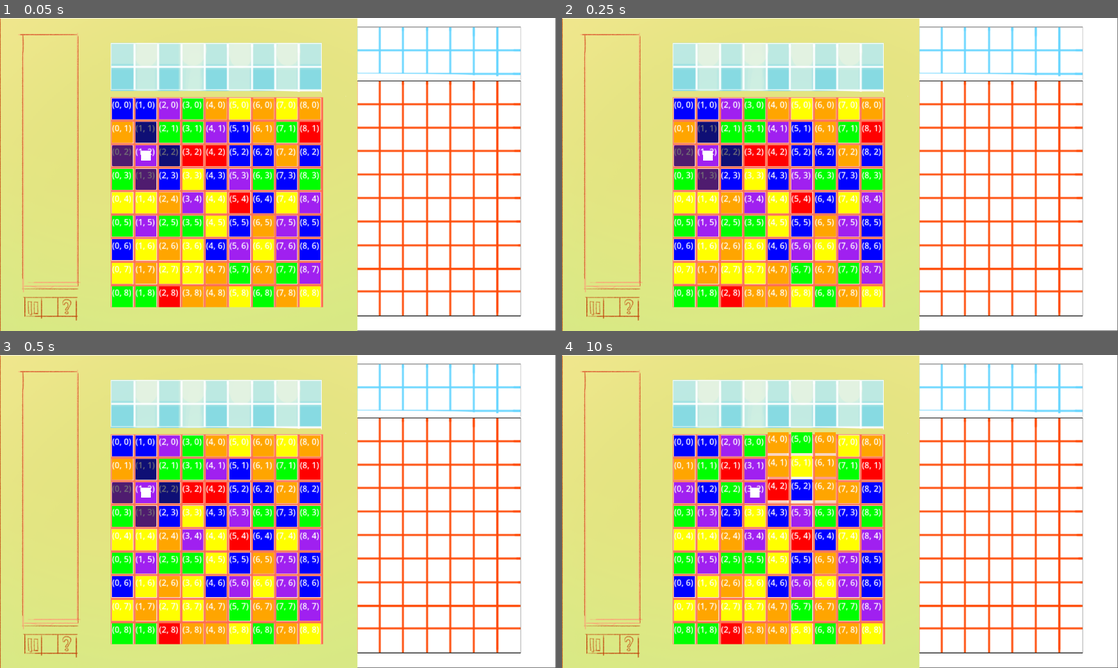
Above: before the commit, frames 1-4 (two rows, left to right).
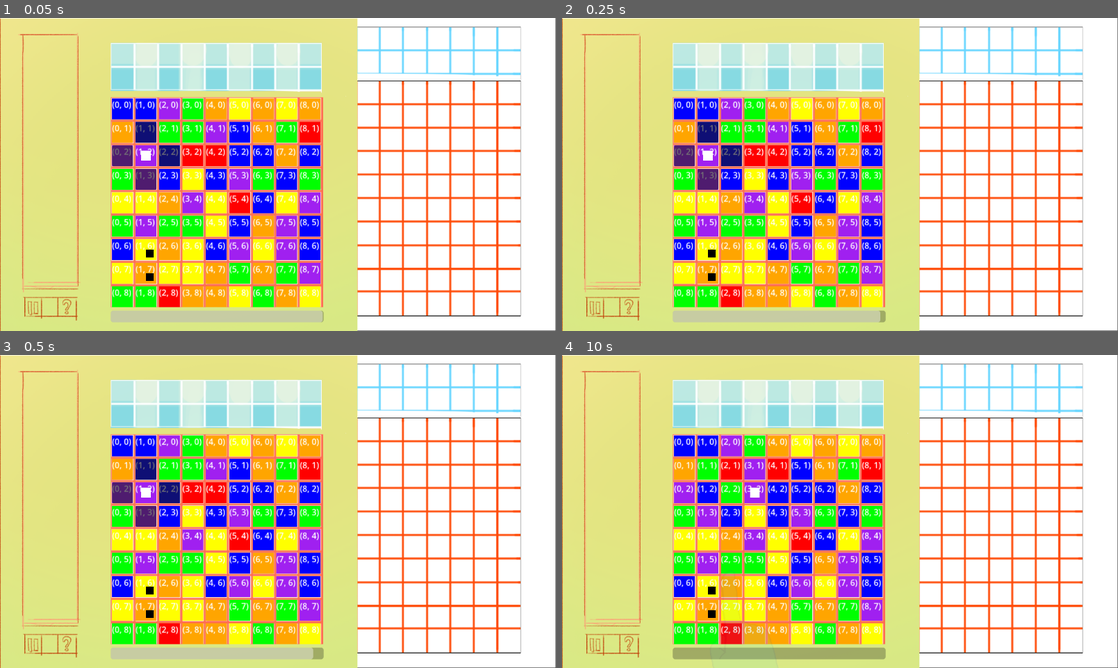
Above: after the commit, the same moments.

Repository: hulien22/gmtk2023
Game: Godot game, scene res://scenes/main.tscn
Same seed, same stepped clock (60 frames per second), same inputs: the game is played once before the commit and once after it.
Inputs (mouse positions are in pixels of both pictures, inside the frame that each line leads up to):
- Up to frame 1 (0.05 s): no input
- Up to frame 2 (0.25 s): no input
- Up to frame 3 (0.5 s): no input
- Up to frame 4 (10 s): click (706, 470) at 0.52 s; tap Enter at 1.25, 3.5, 7.25 s; hold Right (player_movement_right) 1.28-2.03 s; hold S (player_movement_down) 2.03-2.78 s; tap Space at 2.75, 5, 8.75 s; hold Right (player_movement_right) 2.78-3.53 s; hold Up (player_movement_up) 3.53-4.28 s; hold Left (player_movement_left) 4.28-5.78 s; hold S (player_movement_down) 5.78-6.53 s; hold Right (player_movement_right) 6.53-7.28 s; hold Up (player_movement_up) 7.28-8.03 s; hold Right (player_movement_right) 8.03-8.78 s; hold S (player_movement_down) 8.78-9.53 s; hold Left (player_movement_left) from 9.53 s (still down)

The runs differ from the first frame. In frame 1, 1.4% of the frame differs, in the area x 20-59%, y 74-98%; in frame 2, 1.4%; in frame 3, 1.4%; in frame 4, 3.5%, in the area x 19-59%, y 24-98%.

Commit message:
add main game loop with finger + timer

Diff:
--- /dev/null
+++ b/scenes/Finger.gd
@@ -0,0 +1,34 @@
+extends Node2D
+
+
+# Called when the node enters the scene tree for the first time.
+func _ready():
+	$AnimatedSprite2D.connect("animation_finished", _on_clickanimation_complete)
+	# fade in
+	modulate.a = 0
+
+var next_position: Vector2 = Vector2.INF
+
+func click_at_positions(p1: Vector2, p2: Vector2):
+	position = p1
+	next_position = p2
+	var tween: Tween = create_tween()
+	tween.connect("finished", perform_click)
+	tween.tween_property(self, "modulate", Color(1, 1, 1, 1), 0.2).set_trans(Tween.TRANS_LINEAR).set_ease(Tween.EASE_IN)
+
+func perform_click():
+	$AnimatedSprite2D.play("finger_click", 3.0)
+
+func _on_clickanimation_complete():
+	if (next_position == Vector2.INF):
+		var tween: Tween = create_tween()
+		tween.connect("finished", _on_fade_out_complete)
+		tween.tween_property(self, "modulate", Color(1, 1, 1, 0), 0.2).set_trans(Tween.TRANS_LINEAR).set_ease(Tween.EASE_IN)
+	else:
+		var tween: Tween = create_tween()
+		tween.connect("finished", perform_click)
+		tween.tween_property(self,"position",next_position, 0.4).set_trans(Tween.TRANS_BACK).set_ease(Tween.EASE_OUT)
+		next_position = Vector2.INF
+
+func _on_fade_out_complete():
+	Events.emit_signal("finger_click_complete")
--- /dev/null
+++ b/scenes/Finger.tscn
@@ -0,0 +1,93 @@
+[gd_scene load_steps=21 format=3 uid="uid://c7lavaft5x26w"]
+
+[ext_resource type="Texture2D" uid="uid://5fagwa27hq1m" path="res://art/hand click/final-0001.png" id="1_7boi1"]
+[ext_resource type="Script" path="res://scenes/Finger.gd" id="1_ykc64"]
+[ext_resource type="Texture2D" uid="uid://c87hruiljom2m" path="res://art/hand click/final-0002.png" id="2_32wtc"]
+[ext_resource type="Texture2D" uid="uid://derndeuuhh8q6" path="res://art/hand click/final-0003.png" id="3_a4bai"]
+[ext_resource type="Texture2D" uid="uid://d3of6yl8e6wba" path="res://art/hand click/final-0004.png" id="4_towkk"]
+[ext_resource type="Texture2D" uid="uid://by2cppixyk388" path="res://art/hand click/final-0005.png" id="5_fsu06"]
+[ext_resource type="Texture2D" uid="uid://cxub3i7tretk2" path="res://art/hand click/final-0006.png" id="6_bhc5x"]
+[ext_resource type="Texture2D" uid="uid://b0rf7585exo5b" path="res://art/hand click/final-0007.png" id="7_tlwle"]
+[ext_resource type="Texture2D" uid="uid://ijkrh7jwha0n" path="res://art/hand click/final-0008.png" id="8_p3nux"]
+[ext_resource type="Texture2D" uid="uid://cri2654hjjpvt" path="res://art/hand click/final-0009.png" id="9_ou1b7"]
+[ext_resource type="Texture2D" uid="uid://b3j7we285c15" path="res://art/hand click/final-0010.png" id="10_2rb2a"]
+[ext_resource type="Texture2D" uid="uid://bx2y0pik6tp5j" path="res://art/hand click/final-0011.png" id="11_hdss6"]
+[ext_resource type="Texture2D" uid="uid://x2ossqqih3m3" path="res://art/hand click/final-0012.png" id="12_dtsfe"]
+[ext_resource type="Texture2D" uid="uid://t014l1dysrok" path="res://art/hand click/final-0013.png" id="13_y4rtb"]
+[ext_resource type="Texture2D" uid="uid://dt1k5almas88t" path="res://art/hand click/final-0014.png" id="14_3fu6j"]
+[ext_resource type="Texture2D" uid="uid://dpcsvkqexic1o" path="res://art/hand click/final-0015.png" id="15_57qyf"]
+[ext_resource type="Texture2D" uid="uid://c0kp10lwe6366" path="res://art/hand click/final-0016.png" id="16_frr1k"]
+[ext_resource type="Texture2D" uid="uid://chkiwusge1h7f" path="res://art/hand click/final-0017.png" id="17_lupvc"]
+[ext_resource type="Texture2D" uid="uid://bsca5306e6ba7" path="res://art/hand click/final-0018.png" id="18_c6ywc"]
+
+[sub_resource type="SpriteFrames" id="SpriteFrames_byiic"]
+animations = [{
+"frames": [{
+"duration": 1.0,
+"texture": ExtResource("1_7boi1")
+}, {
+"duration": 1.0,
+"texture": ExtResource("2_32wtc")
+}, {
+"duration": 1.0,
+"texture": ExtResource("3_a4bai")
+}, {
+"duration": 1.0,
+"texture": ExtResource("4_towkk")
+}, {
+"duration": 1.0,
+"texture": ExtResource("5_fsu06")
+}, {
+"duration": 1.0,
+"texture": ExtResource("6_bhc5x")
+}, {
+"duration": 1.0,
+"texture": ExtResource("7_tlwle")
+}, {
+"duration": 1.0,
+"texture": ExtResource("8_p3nux")
+}, {
+"duration": 1.0,
+"texture": ExtResource("9_ou1b7")
+}, {
+"duration": 1.0,
+"texture": ExtResource("10_2rb2a")
+}, {
+"duration": 1.0,
+"texture": ExtResource("11_hdss6")
+}, {
+"duration": 1.0,
+"texture": ExtResource("12_dtsfe")
+}, {
+"duration": 1.0,
+"texture": ExtResource("13_y4rtb")
+}, {
+"duration": 1.0,
+"texture": ExtResource("14_3fu6j")
+}, {
+"duration": 1.0,
+"texture": ExtResource("15_57qyf")
+}, {
+"duration": 1.0,
+"texture": ExtResource("16_frr1k")
+}, {
+"duration": 1.0,
+"texture": ExtResource("17_lupvc")
+}, {
+"duration": 1.0,
+"texture": ExtResource("18_c6ywc")
+}],
+"loop": false,
+"name": &"finger_click",
+"speed": 24.0
+}]
+
+[node name="Finger" type="Node2D"]
+script = ExtResource("1_ykc64")
+
+[node name="AnimatedSprite2D" type="AnimatedSprite2D" parent="."]
+position = Vector2(265, 383)
+sprite_frames = SubResource("SpriteFrames_byiic")
+animation = &"finger_click"
+
+[node name="Timer" type="Timer" parent="."]
--- a/scenes/Grid.gd
+++ b/scenes/Grid.gd
@@ -98,6 +98,9 @@
 
 func posn_from_grid(grid:Vector2):
 	return grid * tile_spread
+
+func global_posn_from_grid(grid:Vector2):
+	return (grid * tile_spread) + global_position
 
 func set_clickable_tiles():
 	for h in height:
--- /dev/null
+++ b/scenes/TimerBar.gd
@@ -0,0 +1,10 @@
+extends ProgressBar
+
+var timer_node: Timer
+
+func set_timer_node(tn):
+	timer_node = tn
+
+# Called every frame. 'delta' is the elapsed time since the previous frame.
+func _process(_delta):
+	value = timer_node.time_left / timer_node.wait_time * 100.0
--- a/scenes/main.gd
+++ b/scenes/main.gd
@@ -4,19 +4,33 @@
 #       can use to determine if there should be a selection icon around tile
 #       and if we should allow/process clicks
 var can_click:bool = true
+var timer_time:float = 10
+@export var min_timer_time: float = 3.0
+@export var timer_decay: float = 0.1
+var finger_swap: Array[Vector2] = []
+
+enum Turn {PLAYER_TURN, FINGER_TURN}
+var turn: Turn = Turn.PLAYER_TURN
 
 # Called when the node enters the scene tree for the first time.
 func _ready():
 	randomize()
 	$Grid2.build_grid(9,9)
 	$Grid2.set_clickable_tiles()
-	print("picked:", select_finger_swap())
+#	print("picked:", select_finger_swap())
 	Events.connect("move_player_click", _on_tile_clicked)
+	Events.connect("finger_click_complete", _on_fingerclick_complete)
+	$TurnTimer.connect("timeout", _on_turntimer_timeout)
 	$PlayerMoveTimer.connect("timeout", _on_playermovetimer_timeout)
-	pass # Replace with function body.
+	$FingerMoveTimer.connect("timeout", _on_fingermovetimer_timeout)
+
+	$ProgressBar.set_timer_node($TurnTimer)
+	# begin the game
+	start_player_turn()
+
 
 func _input(event):
-	if can_click:
+	if can_click && turn == Turn.PLAYER_TURN:
 		if event.is_action_pressed("player_movement_left"):
 			# Get player posn
 			var posn = $Grid2.player_posn
@@ -42,8 +56,48 @@
 func _process(delta):
 	pass
 
+func start_player_turn():
+	turn = Turn.PLAYER_TURN
+	finger_swap = select_finger_swap()
+	# TODO animate the tiles or smth
+	$Swap1.position = $Grid2.global_posn_from_grid(finger_swap[0])
+	$Swap2.position = $Grid2.global_posn_from_grid(finger_swap[1])
+	print("finger will swap: ", finger_swap)
+	can_click = true
+	$Grid2.set_clickable_tiles()
+	$TurnTimer.start(timer_time)
+	timer_time = max(timer_time - timer_decay, min_timer_time)
+
+func stop_player_turn():
+	$TurnTimer.stop()
+	turn = Turn.FINGER_TURN
+	can_click = false
+	$Grid2.disable_all_clickable_tiles()
+
+func _on_turntimer_timeout():
+	stop_player_turn()
+
+	# Perform the finger swap
+	if (finger_swap.size() == 2):
+		$Finger.click_at_positions($Grid2.global_posn_from_grid(finger_swap[0]), $Grid2.global_posn_from_grid(finger_swap[1]))
+	else:
+		print_debug("ERROR wrong finger_swap size:", finger_swap)
+		end_finger_turn()
+
+func _on_fingerclick_complete():
+	$Grid2.swap_tiles(finger_swap[0], finger_swap[1], true)
+	$FingerMoveTimer.start()
+
+func _on_fingermovetimer_timeout():
+	end_finger_turn()
+
+func end_finger_turn():
+	# Perform all the matches
+	await check_loop()
+	start_player_turn()
+
 func _on_tile_clicked(posn: Vector2):
-	if can_click:
+	if can_click && turn == Turn.PLAYER_TURN:
 		print("Click from posn ", posn)
 		#perform the swap now
 		can_click = false
@@ -54,10 +108,11 @@
 
 func _on_playermovetimer_timeout():
 	# check for matches (TODO move this to just the finger swap)
-	await check_loop()
+#	await check_loop()
 	# set back to true on animation completion (TODO check if player time is over / max moves have been made)
-	can_click = true
-	$Grid2.set_clickable_tiles()
+	if (turn == Turn.PLAYER_TURN):
+		can_click = true
+		$Grid2.set_clickable_tiles()
 
 func check_loop():
 	while ($Grid2.check_for_matches()):
@@ -68,7 +123,7 @@
 
 func select_finger_swap():
 	var max_score = 0
-	var best_move = [Vector2(0, 0), Vector2(1, 0)]
+	var best_move: Array[Vector2] = [Vector2(0, 0), Vector2(1, 0)]
 	for h in $Grid2.height-1:
 		for w in $Grid2.width-1:
 			for d in 2:
--- a/scenes/main.tscn
+++ b/scenes/main.tscn
@@ -1,12 +1,15 @@
-[gd_scene load_steps=5 format=3 uid="uid://cl48nlgu3crf"]
+[gd_scene load_steps=7 format=3 uid="uid://cl48nlgu3crf"]
 
 [ext_resource type="Script" path="res://scenes/main.gd" id="1_clwvd"]
 [ext_resource type="Texture2D" uid="uid://btihnq2roxvea" path="res://art/template.png" id="1_k48c2"]
 [ext_resource type="PackedScene" uid="uid://dnwfr8rhfk5st" path="res://scenes/Grid.tscn" id="2_tq8kh"]
 [ext_resource type="Texture2D" uid="uid://dix8lgvg4b460" path="res://art/template_colored.png" id="4_josl6"]
+[ext_resource type="Script" path="res://scenes/TimerBar.gd" id="5_7i0ym"]
+[ext_resource type="PackedScene" uid="uid://c7lavaft5x26w" path="res://scenes/Finger.tscn" id="6_c17ks"]
 
 [node name="main" type="Node2D"]
 script = ExtResource("1_clwvd")
+timer_decay = 0.5
 
 [node name="Template" type="Sprite2D" parent="."]
 position = Vector2(639, 359)
@@ -26,7 +29,39 @@
 tile_size = 1.2
 
 [node name="TurnTimer" type="Timer" parent="."]
+wait_time = 10.0
+one_shot = true
 
 [node name="PlayerMoveTimer" type="Timer" parent="."]
 wait_time = 0.3
 one_shot = true
+
+[node name="FingerMoveTimer" type="Timer" parent="."]
+wait_time = 0.3
+one_shot = true
+
+[node name="Swap1" type="ColorRect" parent="."]
+offset_left = -10.0
+offset_top = -8.0
+offset_right = 8.0
+offset_bottom = 10.0
+color = Color(0, 0, 0, 1)
+
+[node name="Swap2" type="ColorRect" parent="."]
+offset_left = -10.0
+offset_top = -8.0
+offset_right = 8.0
+offset_bottom = 10.0
+color = Color(0, 0, 0, 1)
+
+[node name="ProgressBar" type="ProgressBar" parent="."]
+offset_left = 255.0
+offset_top = 673.0
+offset_right = 745.0
+offset_bottom = 700.0
+show_percentage = false
+script = ExtResource("5_7i0ym")
+
+[node name="Finger" parent="." instance=ExtResource("6_c17ks")]
+position = Vector2(17, 48)
+scale = Vector2(0.28, 0.28)
--- a/scripts/events.gd
+++ b/scripts/events.gd
@@ -1,3 +1,5 @@
 extends Node
 
 signal move_player_click(posn: Vector2)
+
+signal finger_click_complete()
